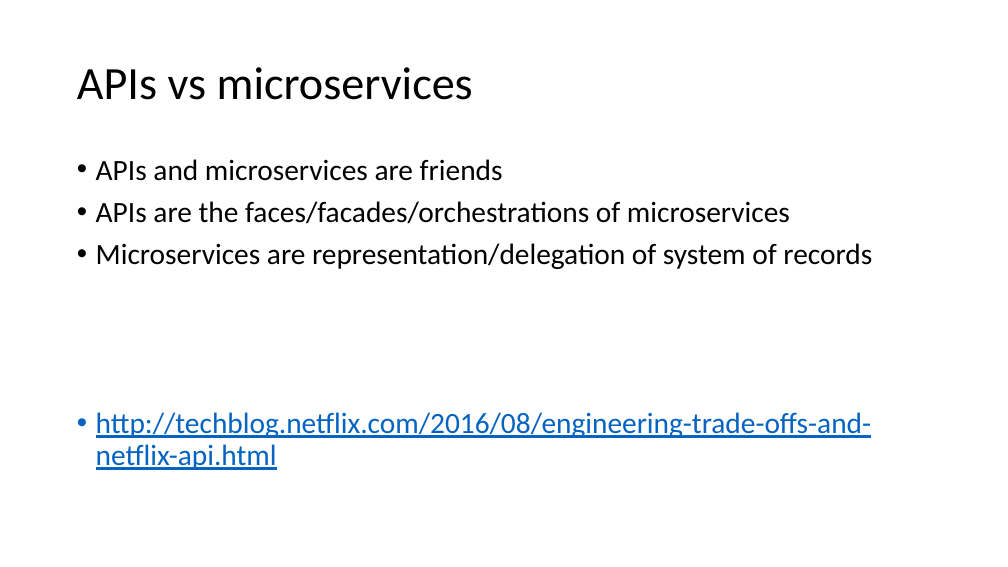
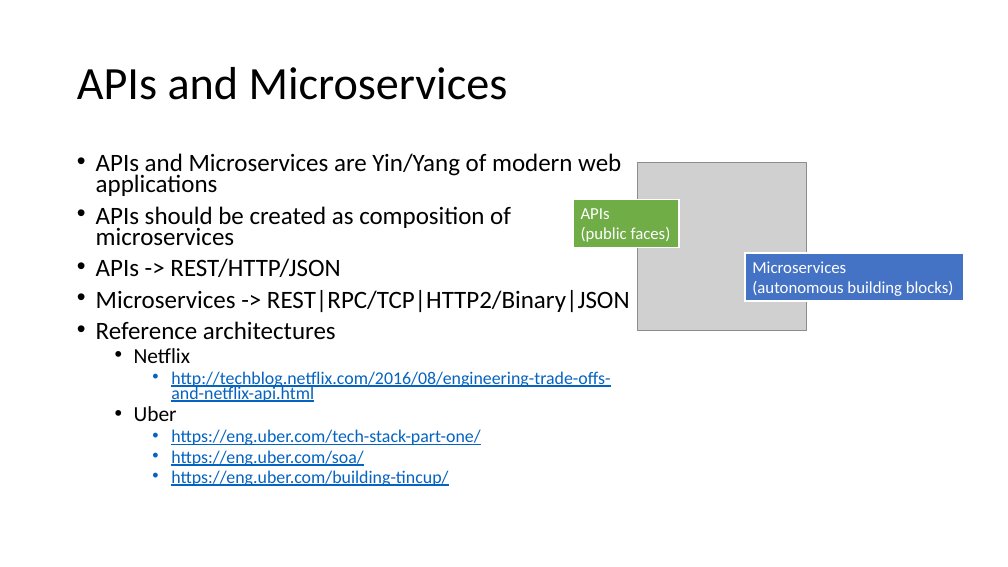
Before and after one commit to strongloop/loopback-example-polyglot, a slide deck: slide 3 of Polyglot Microservices.pptx. Drawn at 1008x567 pixels with LibreOffice and Linux fonts; fonts in the diff are those of the drawing; grey boxes stand for pictures. Boxes give left, top, right and bottom in pixels: in the first picture for what was removed or moved away, otherwise in the second. Text is boxed around its words. In the diff, an @@ line names an element or a change of style, - is before the commit and + after.

```diff
--- a/Polyglot Microservices.pptx
+++ b/Polyglot Microservices.pptx
@@ title at box(77, 67, 508, 100): text changed @@
-APIs vs microservices
+APIs and Microservices
@@ text at box(96, 153, 630, 363): text changed; size 28 to 23.8 pt @@
-• APIs and microservices are friends
-• APIs are the faces/facades/orchestrations of microservices
-• Microservices are representation/delegation of system of records
+• APIs and Microservices are Yin/Yang of modern web applications
+• APIs should be created as composition of microservices
+• APIs -> REST/HTTP/JSON
+• Microservices -> REST|RPC/TCP|HTTP2/Binary|JSON
+• Reference architectures
+  • Netflix
@@ picture added at box(637, 162, 806, 330) @@
@@ rectangle added at box(573, 200, 679, 248), fill #70AD47, outline #FFFFFF 1.5 pt, 16 pt, text #FFFFFF @@
+APIs
+(public faces)
@@ rectangle added at box(745, 253, 963, 301), fill #4472C4, outline #FFFFFF 1.5 pt, 16 pt, text #FFFFFF @@
+Microservices
+(autonomous building blocks)
@@ text at box(171, 371, 610, 402): size 28 to 17 pt in "http://techblog.netflix.com/2016/08/engineering-trade-offs-a ..."; list level 1 to 3 in "http://techblog.netflix.com/2016/08/engineering-trade-offs-a ..."; line spacing 0.9 to 0.7 @@
@@ text at box(134, 406, 480, 486): paragraphs added @@
+  • Uber
+    • https://eng.uber.com/tech-stack-part-one/
+    • https://eng.uber.com/soa/
+    • https://eng.uber.com/building-tincup/
```
Also in this commit, not shown: 2 other slides changed, 3 other files.
